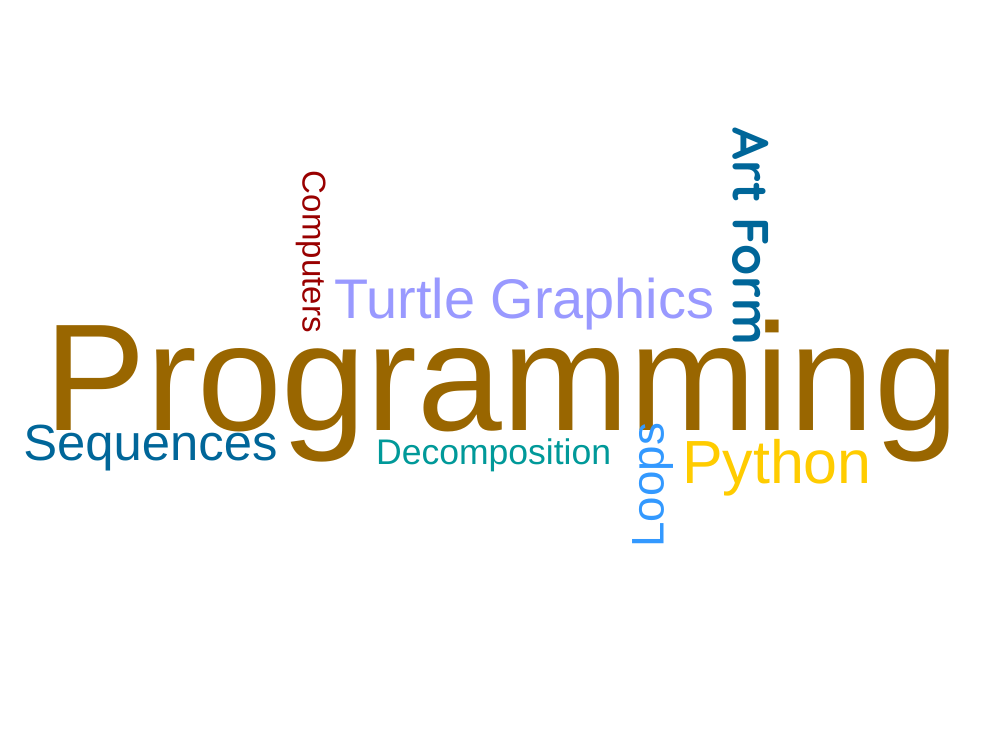
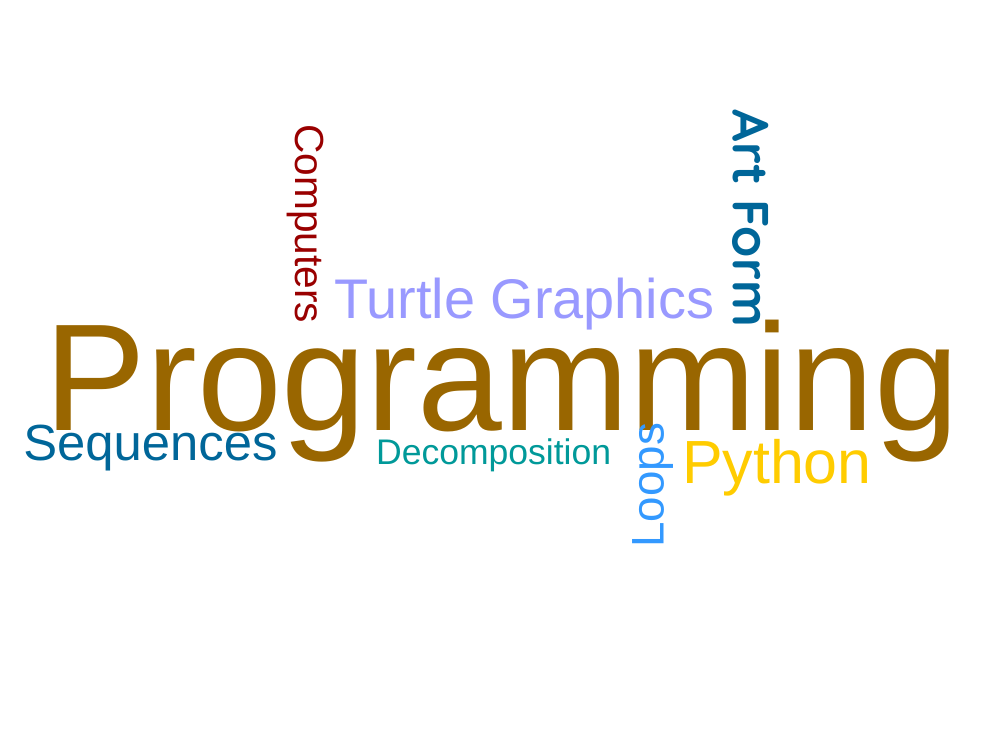
Before and after one commit to MarkGadsby/TeachingNotes, a slide deck: slide 1 of GeneralTextFiles/Markdown_BSC_Notes/Slides_HoneyCombe.odp. Drawn at 1008x756 pixels with LibreOffice and Linux fonts; fonts in the diff are those of the drawing; background and template pictures are left out. Boxes give left, top, right and bottom in pixels: in the first picture for what was removed or moved away, otherwise in the second. Text is boxed around its words. In the diff, an @@ line names an element or a change of style, - is before the commit and + after.

Commit message:
Decluttered title slide and switch to blue for the text

```diff
--- a/GeneralTextFiles/Markdown_BSC_Notes/Slides_HoneyCombe.odp
+++ b/GeneralTextFiles/Markdown_BSC_Notes/Slides_HoneyCombe.odp
@@ text "Computers": place and size @@
-text "Computers" at <box>296,187,333,328</box>
+text "Computers" at <box>286,143,331,317</box>
@@ text "Computers" at <box>286,143,331,317</box>: size 26 to 32 pt @@
@@ text "Art Form": place and size @@
-text "Art Form" at <box>717,135,792,341</box>
+text "Art Form" at <box>717,117,792,323</box>
```
Also in this commit, not shown: 9 other slides changed.
